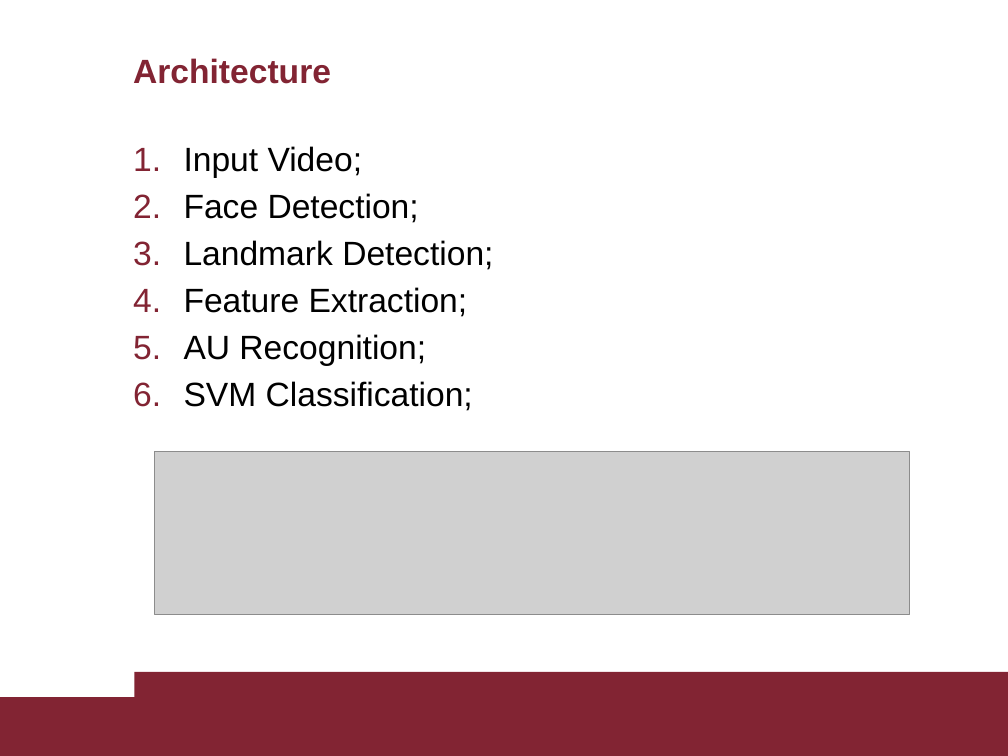
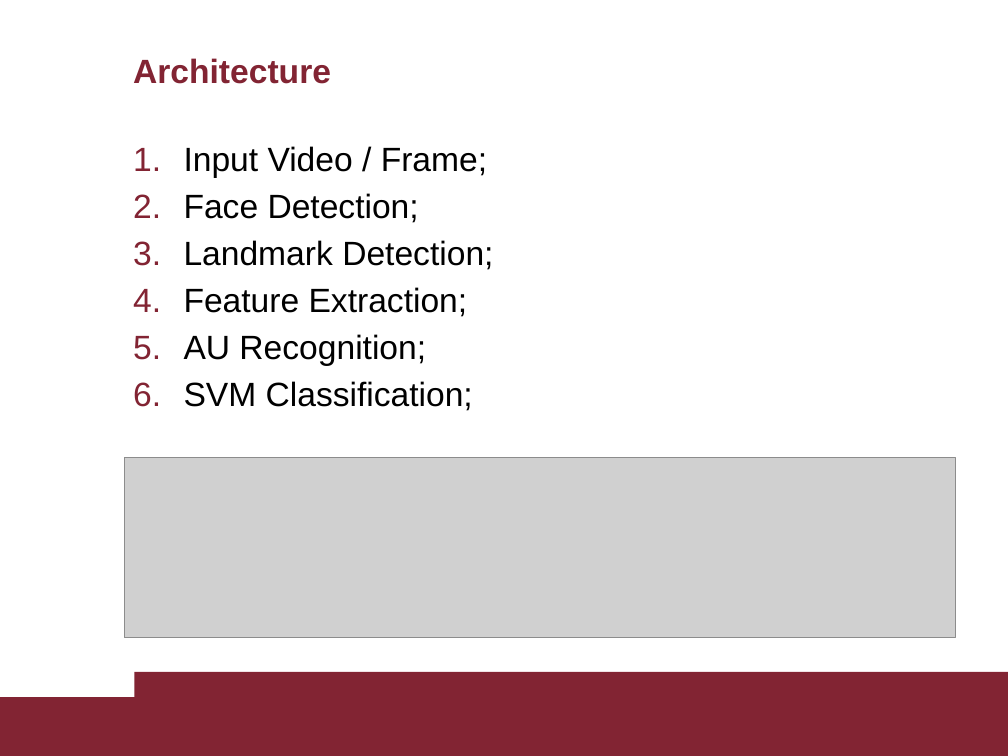
Before and after one commit to AscaL/thesis, a slide deck: slide 8 of Tesi Emanuele Orfanelli 1383726.pptx. Drawn at 1008x756 pixels with LibreOffice and Linux fonts; fonts in the diff are those of the drawing; grey boxes stand for pictures. Boxes give left, top, right and bottom in pixels: in the first picture for what was removed or moved away, otherwise in the second. Text is boxed around its words. In the diff, an @@ line names an element or a change of style, - is before the commit and + after.

```diff
--- a/Tesi Emanuele Orfanelli 1383726.pptx
+++ b/Tesi Emanuele Orfanelli 1383726.pptx
@@ text at <box>184,146,487,178</box>: text changed @@
-1. Input Video;
+1. Input Video / Frame;
@@ picture: place and size @@
-picture at <box>155,452,910,615</box>
+picture at <box>124,458,955,638</box>
```
Also in this commit, not shown: 23 other slides changed, 4 other files.
